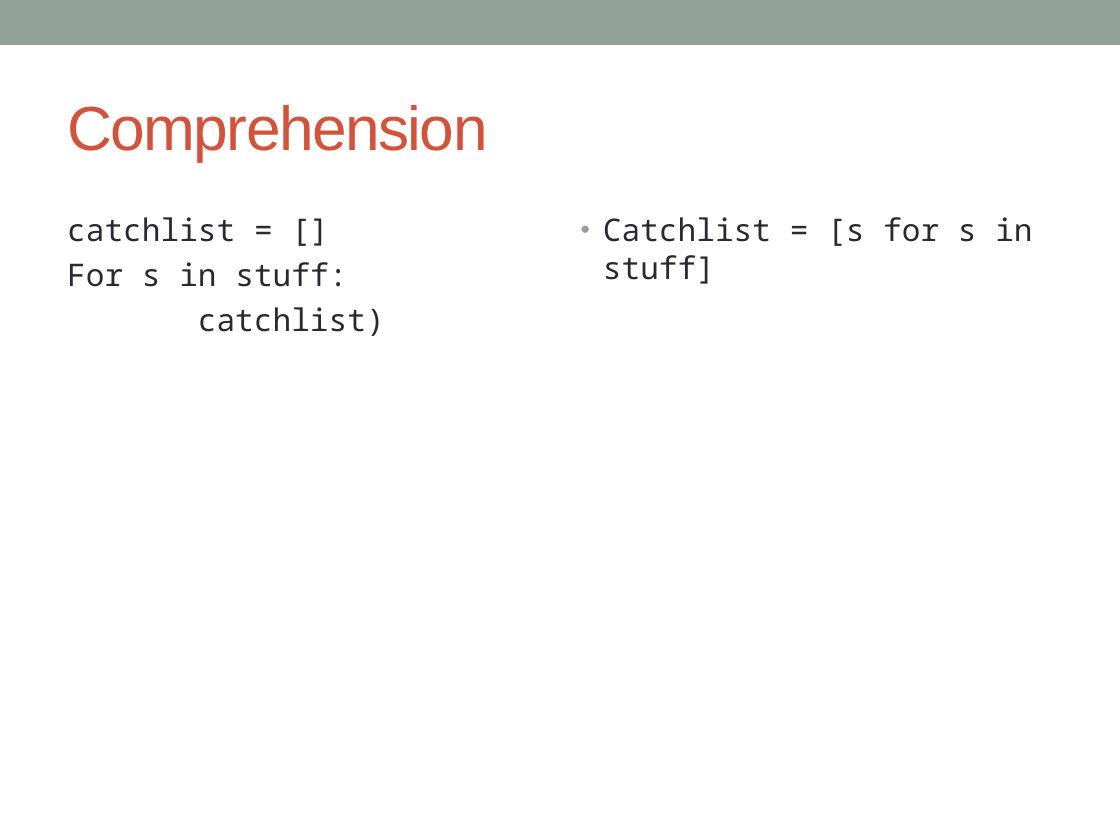
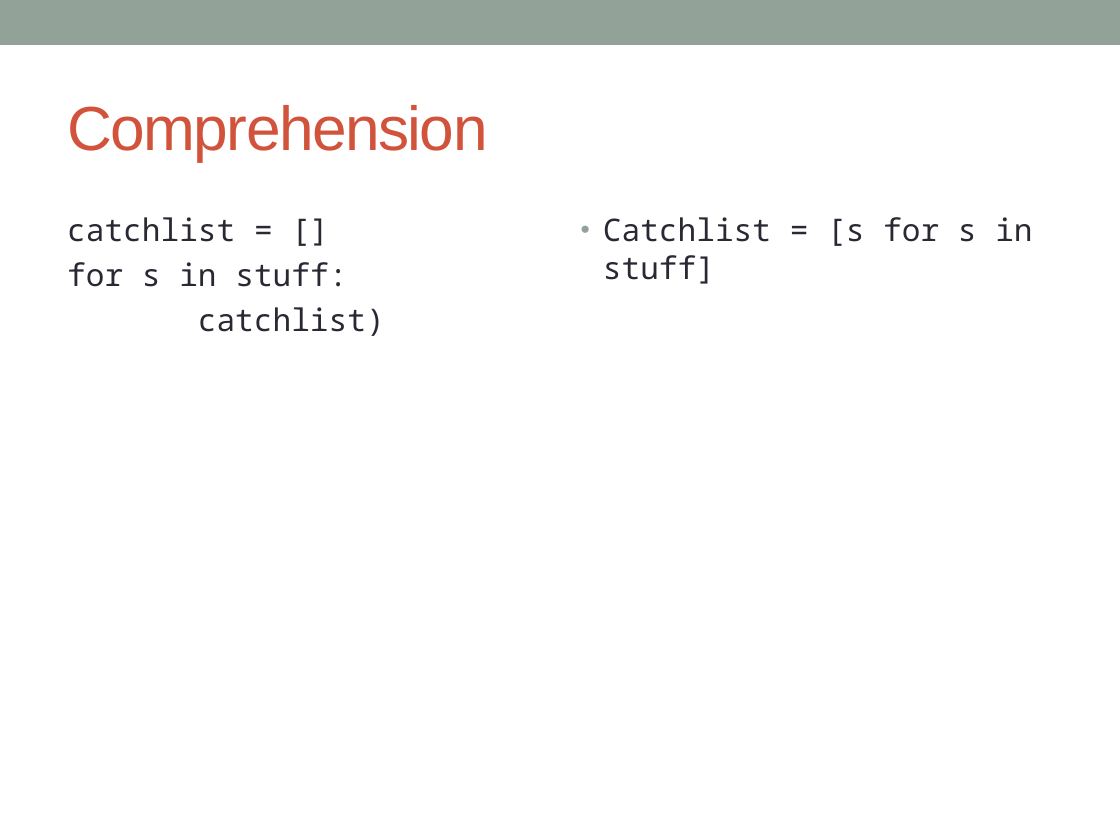
Before and after one commit to MGIS-UMN-GIS5578/GIS5578-week3, a slide deck: slide 11 of week3_loops_files.odp. Drawn at 1120x840 pixels with LibreOffice and Linux fonts; fonts in the diff are those of the drawing. Boxes give left, top, right and bottom in pixels: in the first picture for what was removed or moved away, otherwise in the second. Text is boxed around its words. In the diff, an @@ line names an element or a change of style, - is before the commit and + after.

```diff
--- a/week3_loops_files.odp
+++ b/week3_loops_files.odp
@@ text at [67,262,347,287]: text changed @@
-For s in stuff:
+for s in stuff:
```
Also in this commit, not shown: 3 other files.
